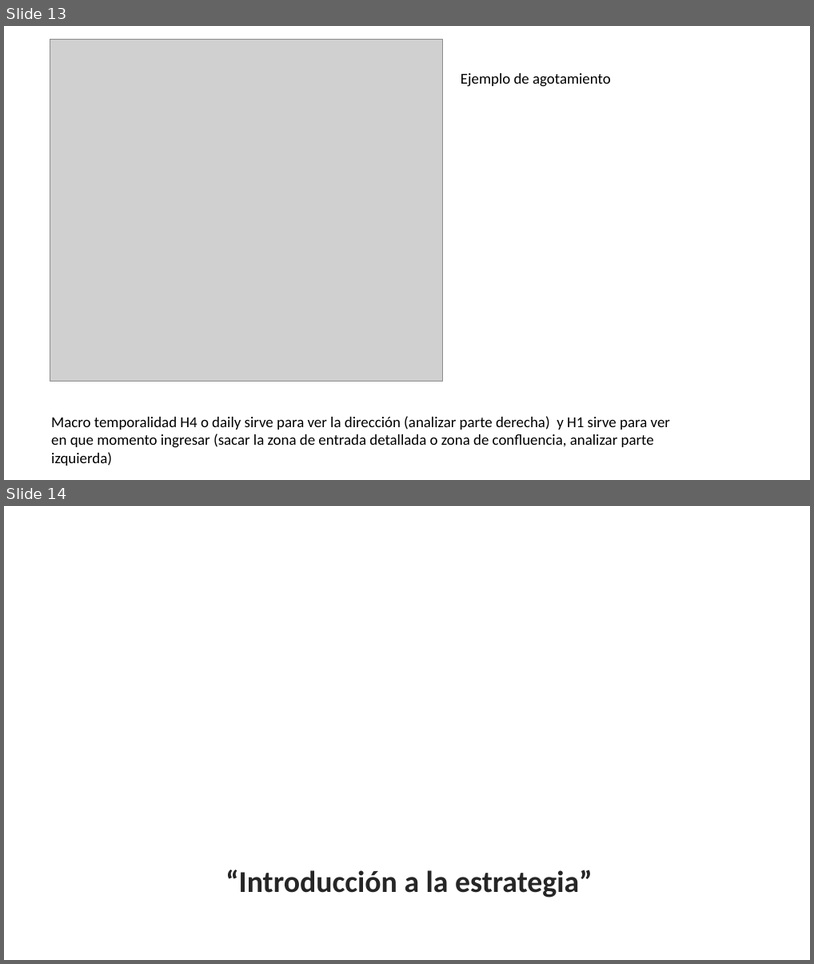
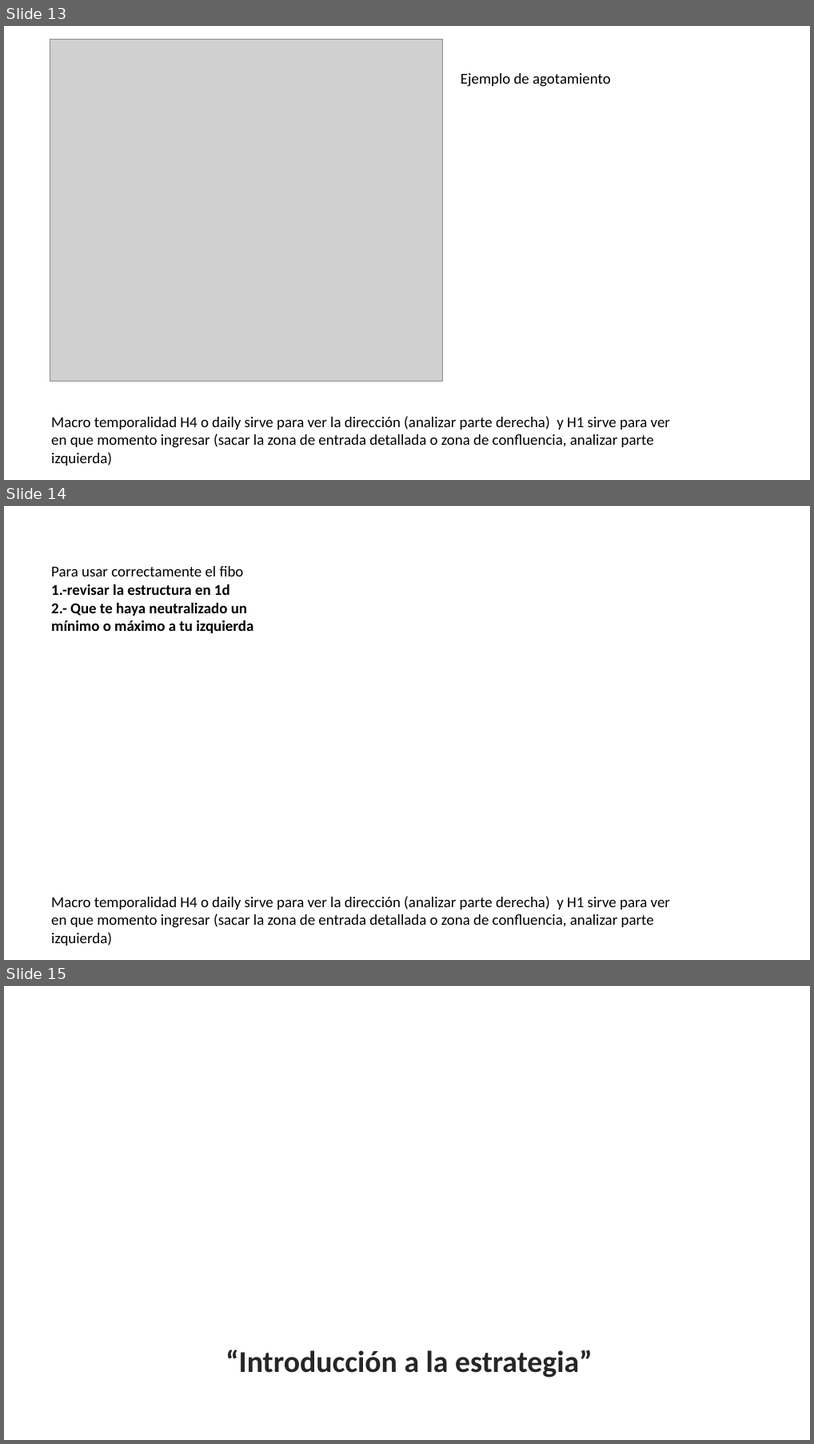
Before and after one commit to Edd1eware/Yields_Academy, a slide deck: Manual_YIELDS_ACADEMY.pptx. Shown one above the other, each under a label of ours: slides 13 and 14 before the commit, slides 13, 14 and 15 after it. The pictures are 814x964 and 814x1444 pixels, drawn with LibreOffice and Linux fonts; fonts in the diff are those of the drawing; grey boxes stand for pictures; background and template pictures are left out. Boxes give left, top, right and bottom in pixels: in the first picture for what was removed or moved away, otherwise in the second. Text is boxed around its words. In the diff, an @@ line names an element or a change of style, - is before the commit and + after.

Commit message:
fibo prt1

```diff
--- a/Manual_YIELDS_ACADEMY.pptx
+++ b/Manual_YIELDS_ACADEMY.pptx
@@ slide 14 added at bbox=[4, 506, 810, 960], background #FFFFFF @@
@@ text added at bbox=[51, 566, 254, 633], 18 pt, text #000000, bold @@
+Para usar correctamente el fibo
+1.-revisar la estructura en 1d
+2.- Que te haya neutralizado un mínimo o máximo a tu izquierda
@@ text added at bbox=[51, 896, 670, 945], 18 pt, text #000000 @@
+Macro temporalidad H4 o daily sirve para ver la dirección (analizar parte derecha) y H1 sirve para ver en que momento ingresar (sacar la zona de entrada detallada o zona de confluencia, analizar parte izquierda)
@@ what was slide 14 is now slide 15 @@
```
